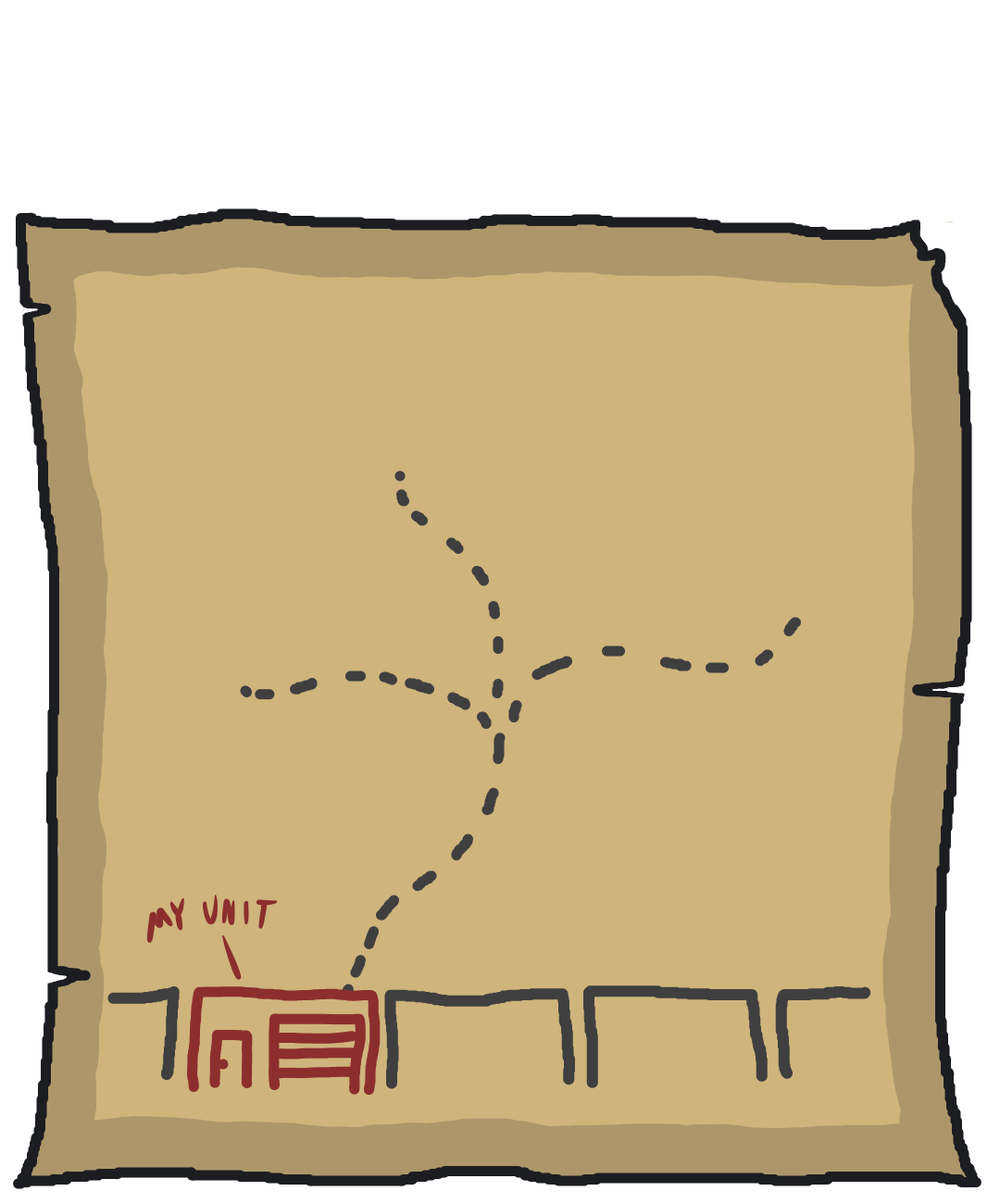
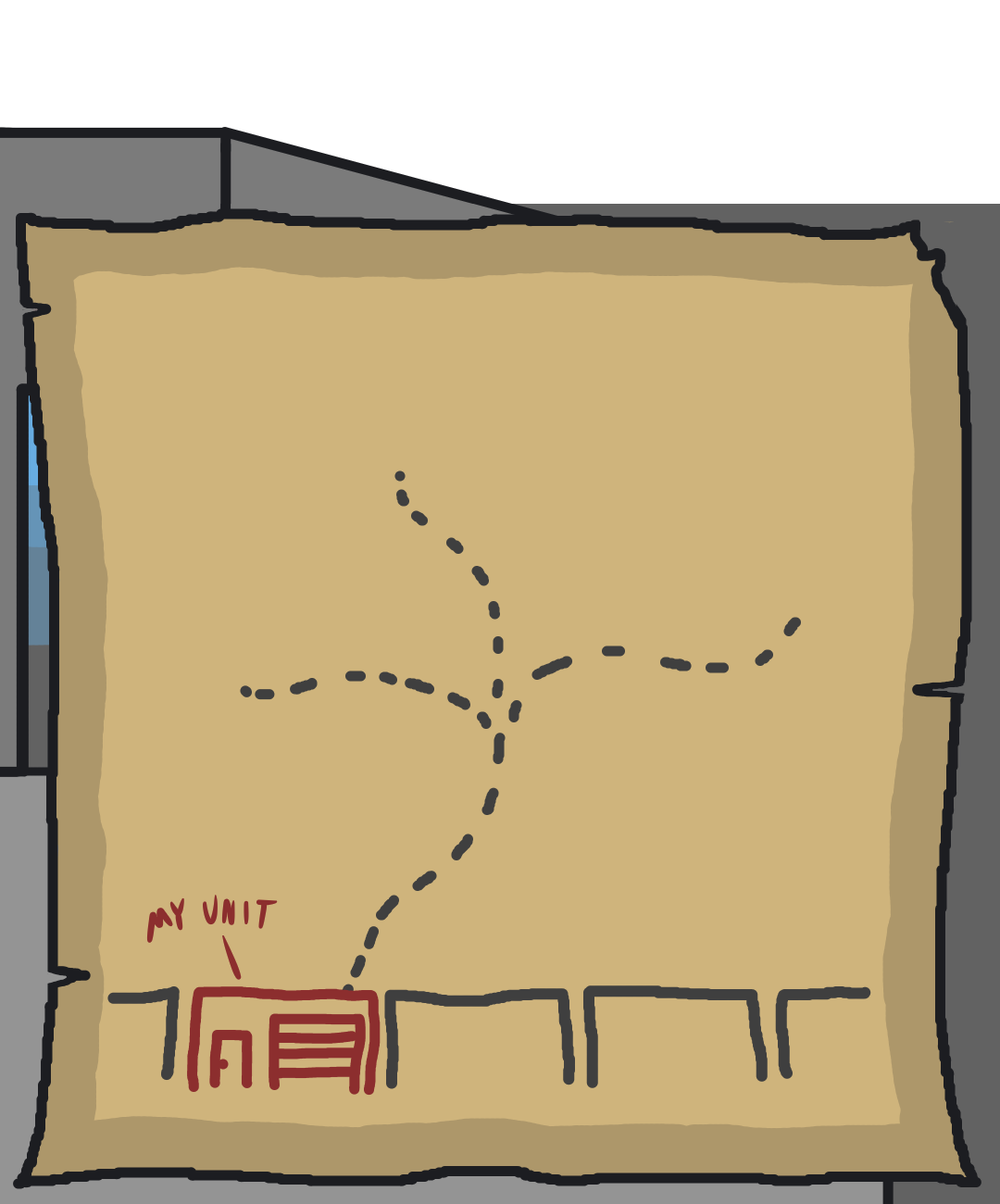
Two versions of the same layered image (1000x1204). Layer-by-layer changes:
showed group "UnitBackground" (3 layers) over (x1=0, y1=126, x2=1000, y2=1204)
